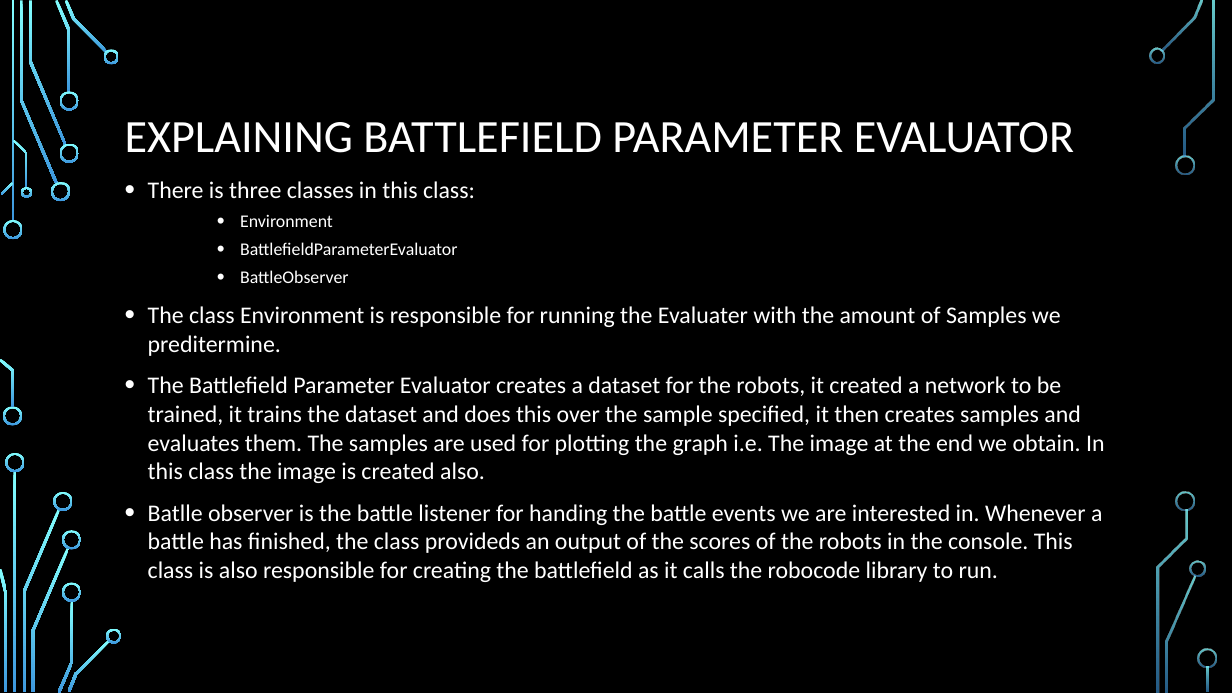
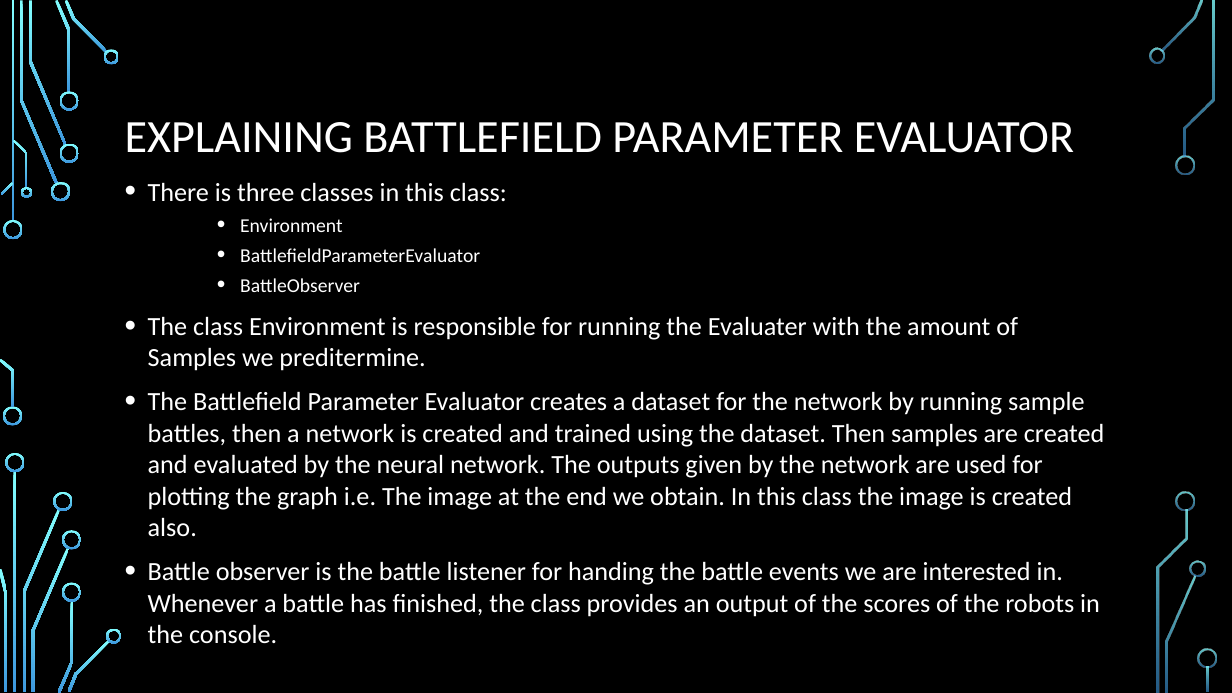
Before and after one commit to kacper97/NeuralNetworks, a slide deck: slide 3 of Presentation 3.pptx. Drawn at 1232x693 pixels with LibreOffice and Linux fonts; fonts in the diff are those of the drawing; background and template pictures are left out. Boxes give left, top, right and bottom in pixels: in the first picture for what was removed or moved away, otherwise in the second. Text is boxed around its words. In the diff, an @@ line names an element or a change of style, - is before the commit and + after.

Commit message:
Final Presentation

```diff
--- a/Presentation 3.pptx
+++ b/Presentation 3.pptx
@@ text at [148, 182, 1018, 371]: size 18.6 to 20.4 pt in "There is three classes in this class:", "The class Environment is responsible for running ..."; size 13.9 to 15.3 pt in "Environment", "BattlefieldParameterEvaluator", "BattleObserver" @@
@@ text at [148, 391, 1104, 644]: text changed; size 18.6 to 20.4 pt @@
-• The Battlefield Parameter Evaluator creates a dataset for the robots, it created a network to be trained, it trains the dataset and does this over the sample specified, it then creates samples and evaluates them. The samples are used for plotting the graph i.e. The image at the end we obtain. In this class the image is created also.
-• Batlle observer is the battle listener for handing the battle events we are interested in. Whenever a battle has finished, the class provideds an output of the scores of the robots in the console. This class is also responsible for creating the battlefield as it calls the robocode library to run.
+• The Battlefield Parameter Evaluator creates a dataset for the network by running sample battles, then a network is created and trained using the dataset. Then samples are created and evaluated by the neural network. The outputs given by the network are used for plotting the graph i.e. The image at the end we obtain. In this class the image is created also.
+• Battle observer is the battle listener for handing the battle events we are interested in. Whenever a battle has finished, the class provides an output of the scores of the robots in the console.
```
Also in this commit, not shown: 4 other slides changed.
